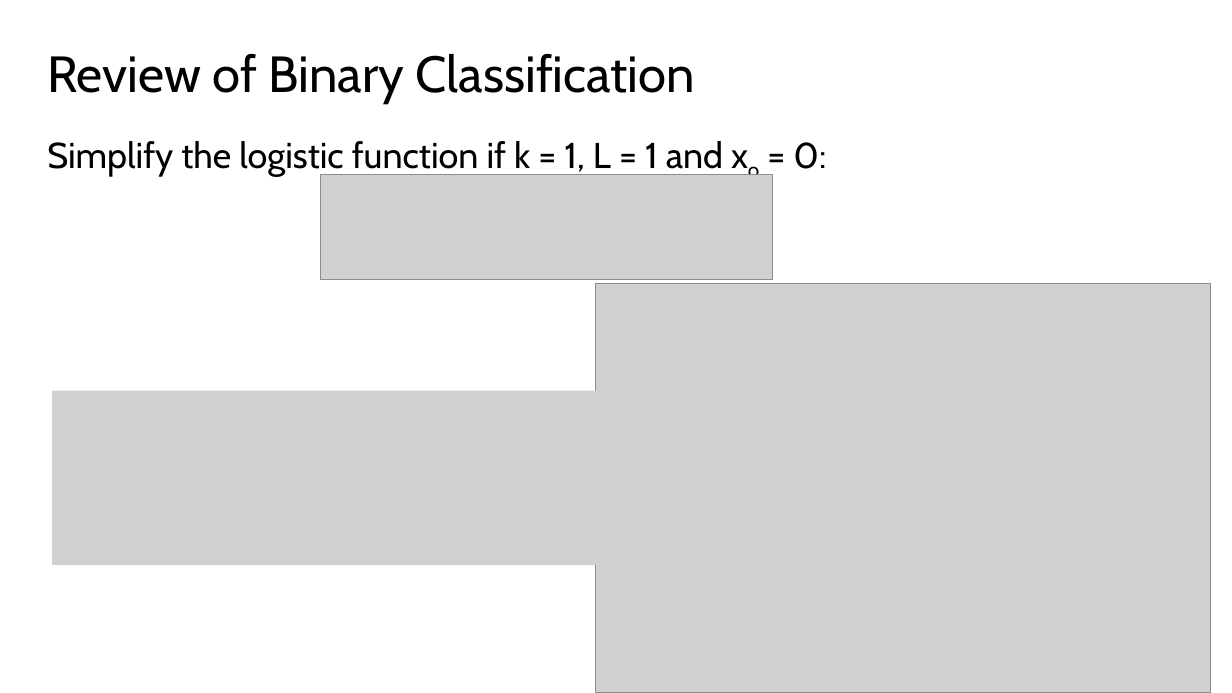
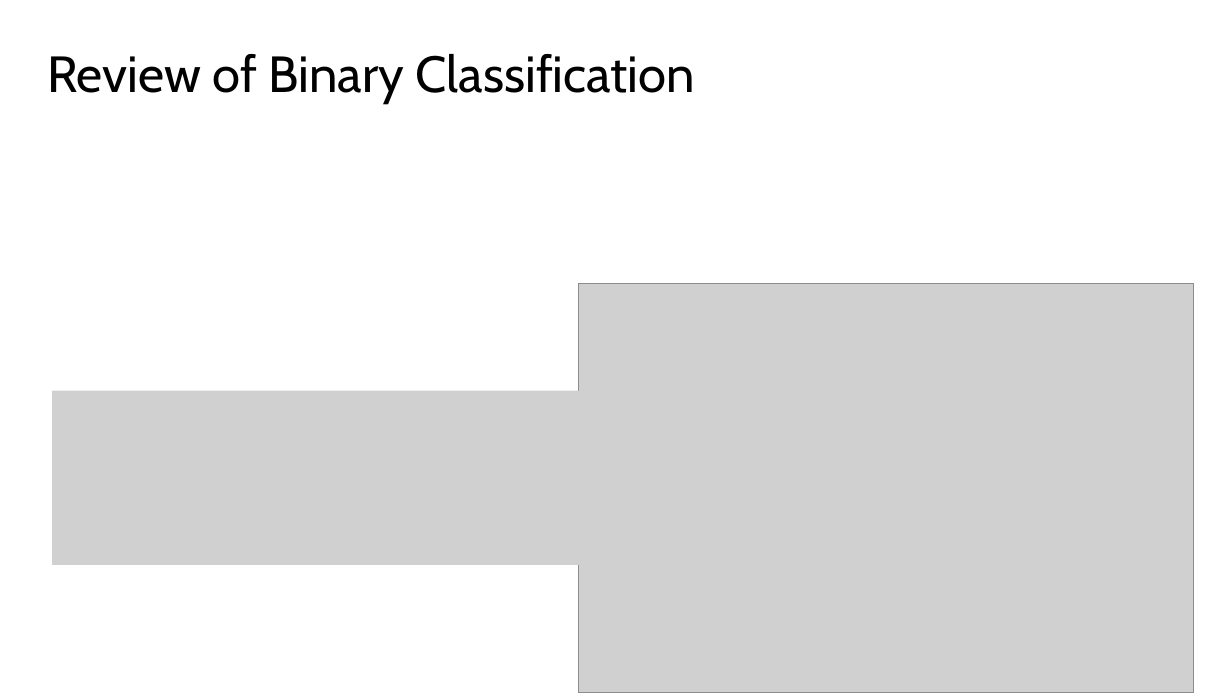
Before and after one commit to StephenElston/CSCI-E25, a slide deck: slide 23 of Slides/4_MachineLearningForCV.pptx (slide 22 before the commit). Drawn at 1232x693 pixels with LibreOffice and Linux fonts; fonts in the diff are those of the drawing; grey boxes stand for pictures. Boxes give left, top, right and bottom in pixels: in the first picture for what was removed or moved away, otherwise in the second. Text is boxed around its words. In the diff, an @@ line names an element or a change of style, - is before the commit and + after.

```diff
--- a/Slides/4_MachineLearningForCV.pptx
+++ b/Slides/4_MachineLearningForCV.pptx
@@ text removed at <box>47,141,826,177</box> @@
-Simplify the logistic function if k = 1, L = 1 and xo = 0:
@@ picture removed at <box>321,175,773,279</box> @@
@@ picture: place and size @@
-picture at <box>595,284,1211,693</box>
+picture at <box>579,284,1194,693</box>
```
Also in this commit, not shown: 11 other slides changed, 2 slides added, 1 other file.
